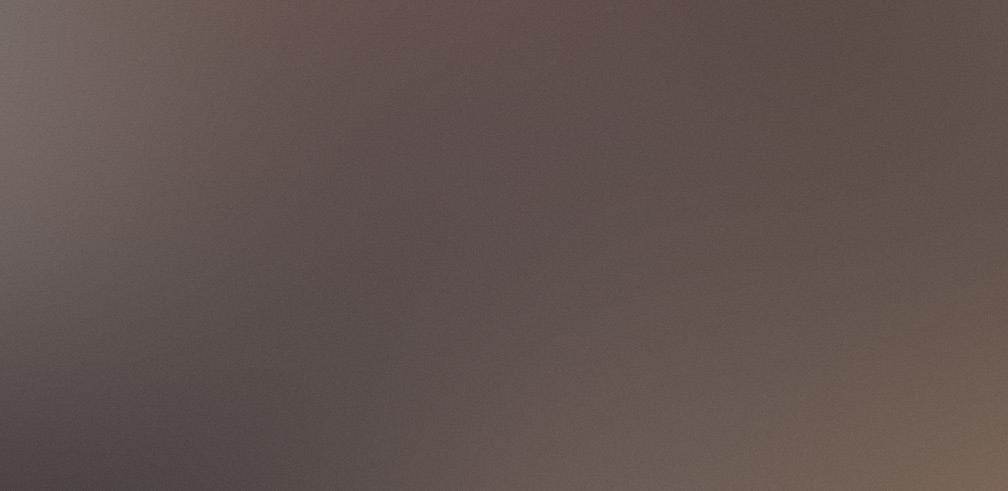
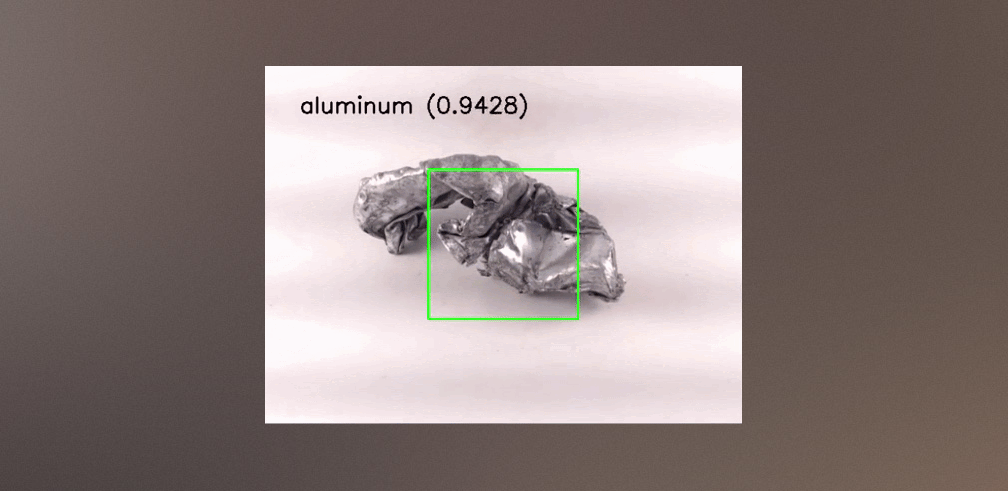
Comparing the layer stacks of the two w=1008, h=491 images. Changes:
painted on "pic01.jpg" over 265, 66, 742, 424
